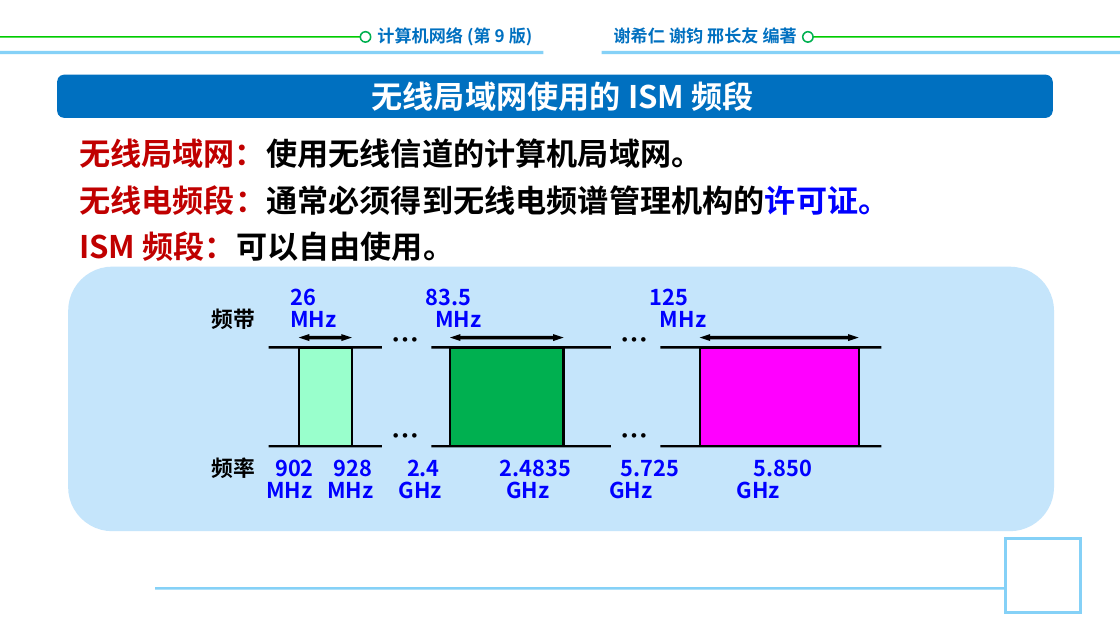
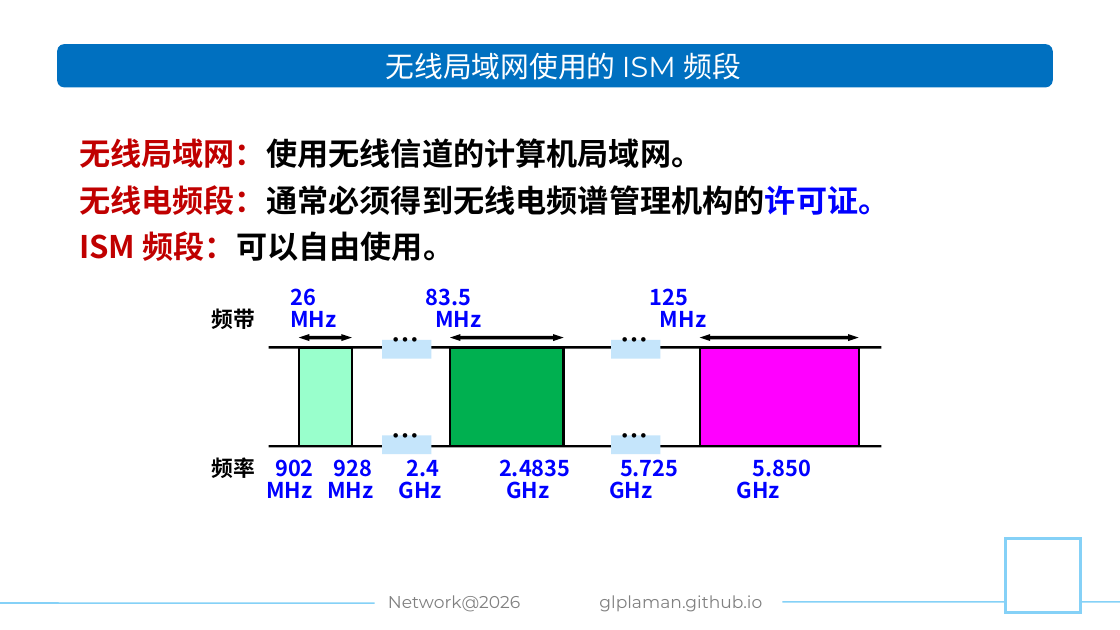
Before and after one commit to glplaman/glplaman.github.io, a slide deck: slide 50 of network/ppt/52785PPT课件/第2章.pptx. Drawn at 1120x630 pixels with LibreOffice and Linux fonts; fonts in the diff are those of the drawing; background and template pictures are left out. Boxes give left, top, right and bottom in pixels: in the first picture for what was removed or moved away, otherwise in the second. Text is boxed around its words. In the diff, an @@ line names an element or a change of style, - is before the commit and + after.

Commit message:
network

```diff
--- a/network/ppt/52785PPT课件/第2章.pptx
+++ b/network/ppt/52785PPT课件/第2章.pptx
@@ text removed at bbox=[377, 27, 533, 46] @@
-计算机网络 (第 9 版)
@@ rectangle removed at bbox=[543, 16, 601, 73] @@
@@ text removed at bbox=[614, 25, 797, 48] @@
-谢希仁 谢钧 邢长友 编著
@@ line removed from (0, 37) to (363, 37) @@
@@ line removed from (0, 53) to (1120, 53) @@
@@ rounded rectangle: place and size @@
-rounded rectangle at bbox=[57, 75, 1053, 119]
+rounded rectangle at bbox=[57, 44, 1053, 87]
@@ text "无线局域网使用的 ISM 频段": place and size @@
-text "无线局域网使用的 ISM 频段" at bbox=[372, 81, 754, 111]
+text "无线局域网使用的 ISM 频段" at bbox=[386, 52, 741, 80]
@@ text "无线局域网使用的 ISM 频段" at bbox=[386, 52, 741, 80]: size 20 to 18.5 pt, font Noto Sans CJK SC to Montserrat, bold off; less space between paragraphs @@
@@ ellipse removed at bbox=[361, 31, 371, 41] @@
@@ ellipse removed at bbox=[803, 31, 813, 41] @@
@@ line removed from (805, 37) to (1120, 37) @@
@@ rounded rectangle removed at bbox=[68, 267, 1054, 531] @@
@@ line removed from (156, 588) to (1006, 588) @@
@@ text added at bbox=[388, 595, 520, 612], 11 pt, text #808080 @@
+Network@2026
@@ text added at bbox=[599, 595, 762, 612], 11 pt, text #808080 @@
+glplaman.github.io
@@ line added from (0, 603) to (396, 603), #85D1F7 1 pt @@
@@ line added from (724, 601) to (1120, 601), #85D1F7 1 pt @@
```
Also in this commit, not shown: 76 other slides changed, 8 other files.
